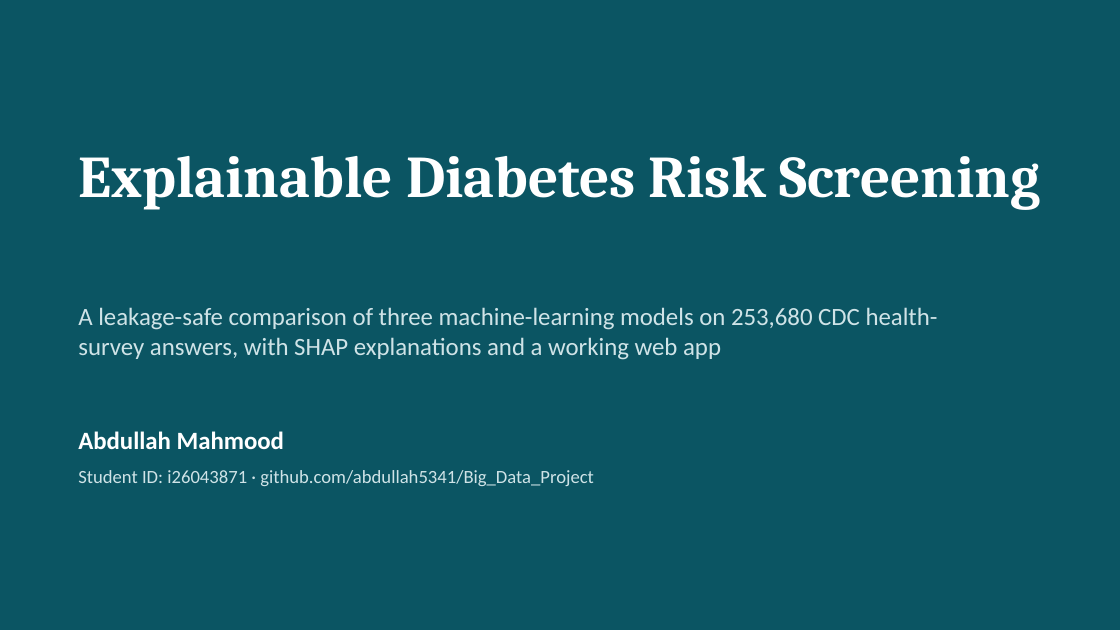
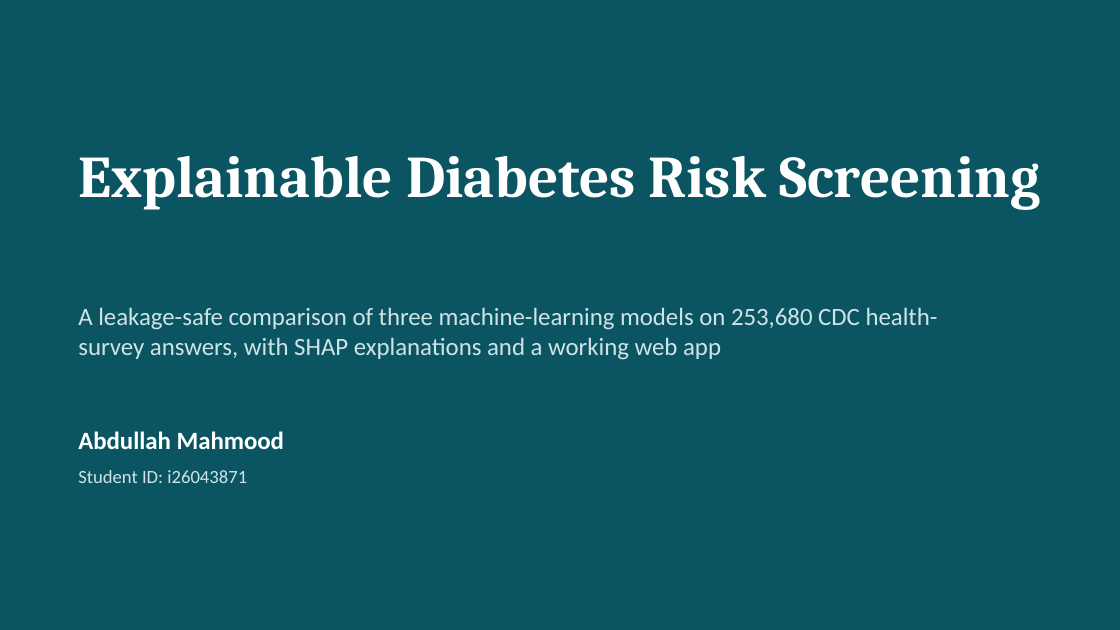
Before and after one commit to abdullah5341/Big_Data_Project, a slide deck: slide 1 of presentation/Diabetes_Risk_Screening_Presentation.pptx. Drawn at 1120x630 pixels with LibreOffice and Linux fonts; fonts in the diff are those of the drawing. Boxes give left, top, right and bottom in pixels: in the first picture for what was removed or moved away, otherwise in the second. Text is boxed around its words. In the diff, an @@ line names an element or a change of style, - is before the commit and + after.

Commit message:
Remove code-hosting link from report and slides

```diff
--- a/presentation/Diabetes_Risk_Screening_Presentation.pptx
+++ b/presentation/Diabetes_Risk_Screening_Presentation.pptx
@@ text at [78, 470, 247, 483]: text changed @@
-Student ID: i26043871 · github.com/abdullah5341/Big_Data_Project
+Student ID: i26043871
```
Also in this commit, not shown: 5 other files.
